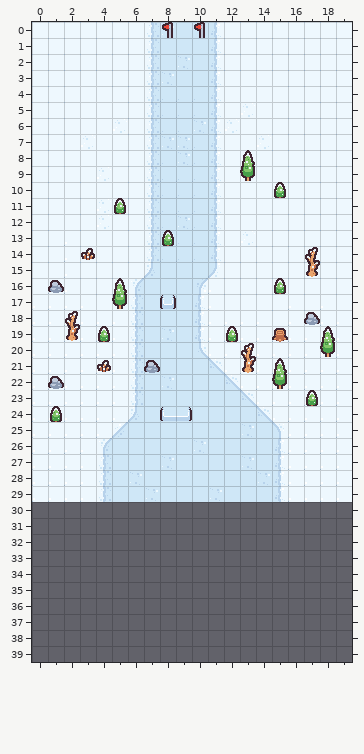
Tiled map (JSON) -- resources/TileMap/SkiGame.json. That is the earlier state.
Cells are 16x16 px. Shown: x 0..19, y 0..39. The old version is drawn lined up with the new one.
After the commit:
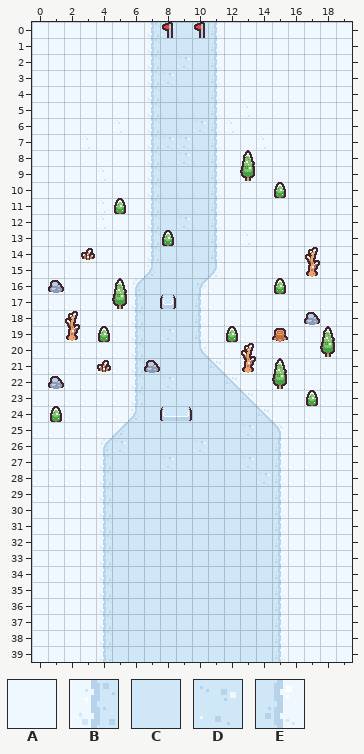
Key: from "Ski": A 0, B 1, C 2, D 3, E 4.
_ is an empty cell.
Changes in this commit:
{"change": "map size 20x30 -> 20x40 cells"}
{"where": "layer \"Ground\""}
{"y":26,"x":5,"old":"C","new":"D"}
{"y":28,"x":6,"old":"D","new":"C"}
{"y":29,"x":7,"old":"D","new":"C"}
{"y":29,"x":11,"old":"D","new":"C"}
{"y":30,"x":0,"old":"____________________","new":"AAAABCCCCCCCCCCEAAAA"}
{"y":31,"x":0,"old":"____________________","new":"AAAABCCCCCCCCCCEAAAA"}
{"y":32,"x":0,"old":"____________________","new":"AAAABCCCCCCCCCCEAAAA"}
{"y":33,"x":0,"old":"____________________","new":"AAAABCCCCCCCCCCEAAAA"}
{"y":34,"x":0,"old":"____________________","new":"AAAABCCCCCCCCCCEAAAA"}
{"y":35,"x":0,"old":"____________________","new":"AAAABCCCCCCCCCCEAAAA"}
{"y":36,"x":0,"old":"____________________","new":"AAAABCCCCCCCCCCEAAAA"}
{"y":37,"x":0,"old":"____________________","new":"AAAABCCCCCCCCCCEAAAA"}
{"y":38,"x":0,"old":"____________________","new":"AAAABCCCCCCCCCCEAAAA"}
{"y":39,"x":0,"old":"____________________","new":"AAAABCCCCCCCCCCEAAAA"}
{"label":"changed","picture_box":[114,440,126,453]}
{"label":"changed","picture_box":[32,472,352,662]}
